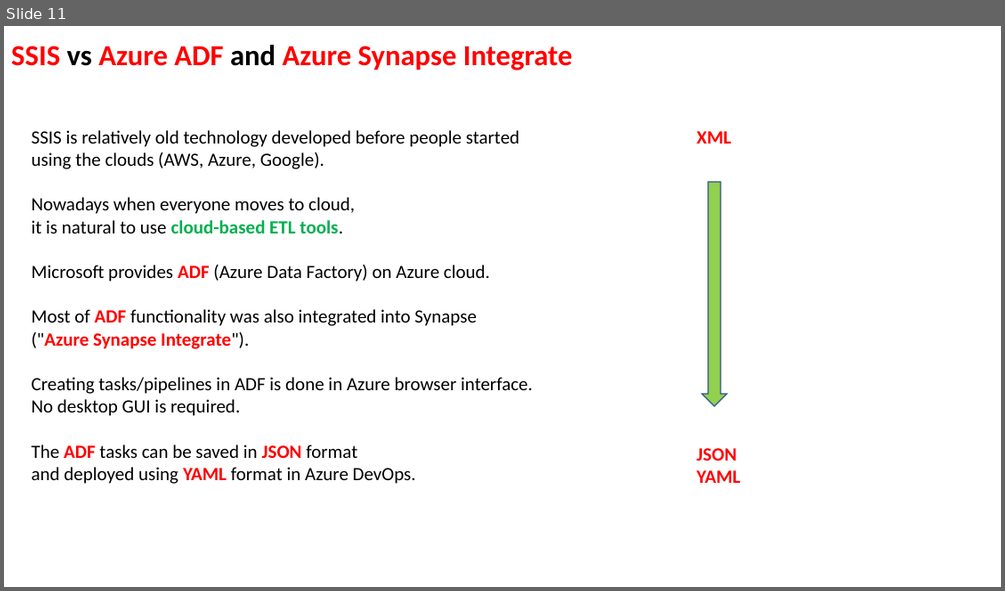
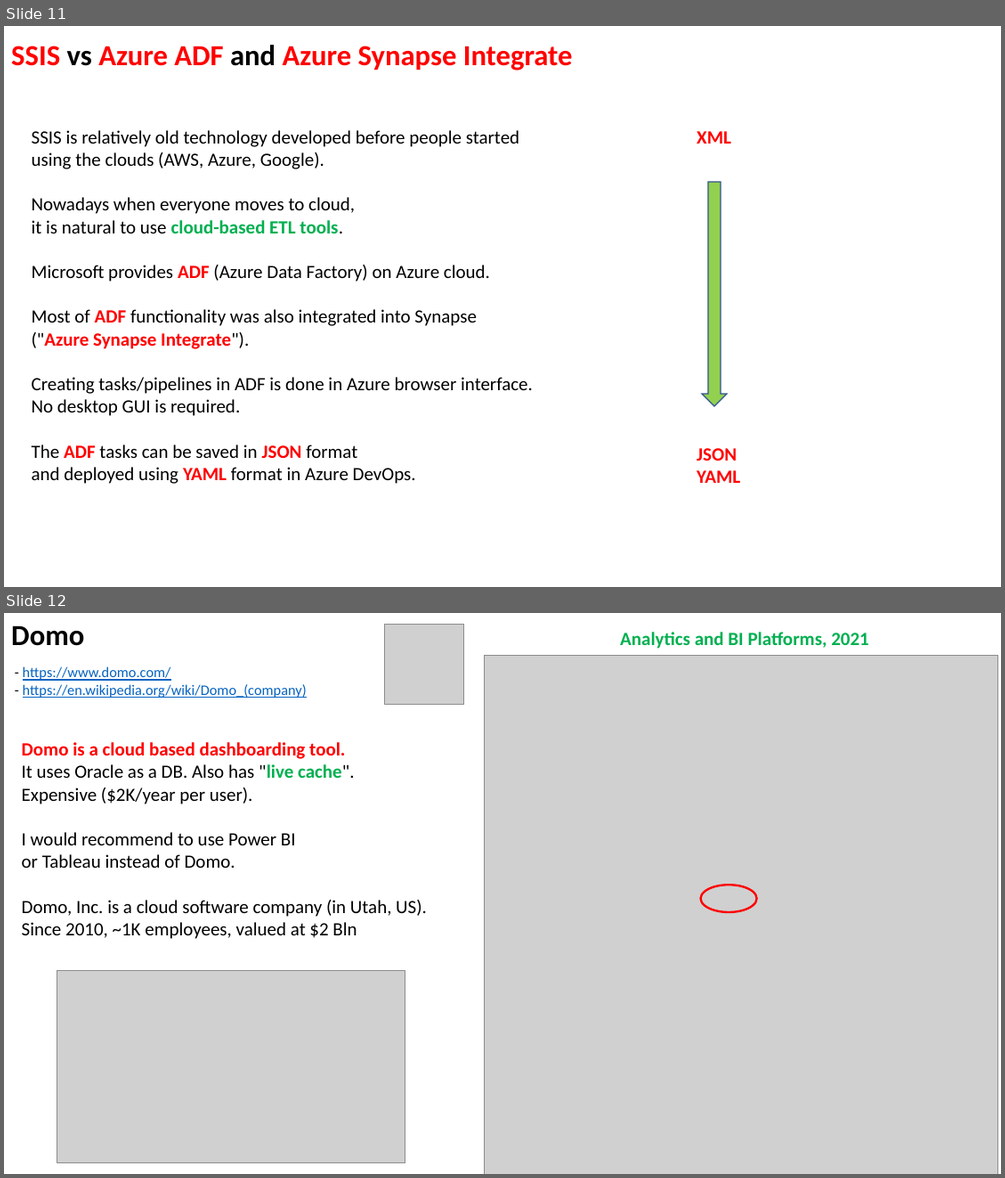
Before and after one commit to lselector/data_architect, a slide deck: DA_13_miscellaneous.pptx. Shown one above the other, each under a label of ours: slide 11 before the commit, slides 11 and 12 after it. The pictures are 1005x591 and 1005x1178 pixels, drawn with LibreOffice and Linux fonts; fonts in the diff are those of the drawing; grey boxes stand for pictures. Boxes give left, top, right and bottom in pixels: in the first picture for what was removed or moved away, otherwise in the second. Text is boxed around its words. In the diff, an @@ line names an element or a change of style, - is before the commit and + after.

```diff
--- a/DA_13_miscellaneous.pptx
+++ b/DA_13_miscellaneous.pptx
@@ slide 12 added at (4, 613, 1001, 1174), background #FFFFFF @@
@@ text added at (11, 625, 84, 646), 28 pt, text #000000, bold @@
+Domo
@@ picture added at (385, 624, 464, 705) @@
@@ text added at (620, 632, 869, 649), 18 pt, text #00B050, bold @@
+Analytics and BI Platforms, 2021
@@ picture added at (484, 655, 998, 1174) @@
@@ text added at (23, 666, 307, 698), 14 pt, text #0563C1, underline @@
+- https://www.domo.com/
+- https://en.wikipedia.org/wiki/Domo_(company)
@@ text added at (22, 742, 427, 939), 18 pt, text #000000 @@
+Domo is a cloud based dashboarding tool.
+It uses Oracle as a DB. Also has "live cache".
+Expensive ($2K/year per user).
+I would recommend to use Power BI
+or Tableau instead of Domo.
+Domo, Inc. is a cloud software company (in Utah, US).
+Since 2010, ~1K employees, valued at $2 Bln
@@ ellipse added at (701, 884, 757, 912), outline #FF0000 2 pt @@
@@ picture added at (57, 971, 404, 1163) @@
```
